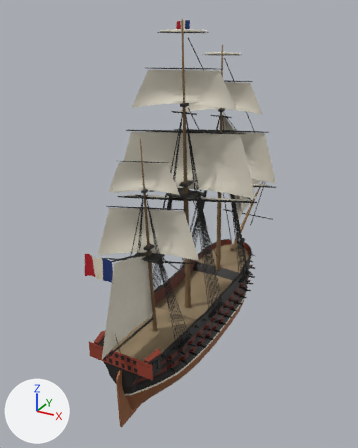
The glTF model public/assets/ships/sail/french-74.glb: old version first, new version second.
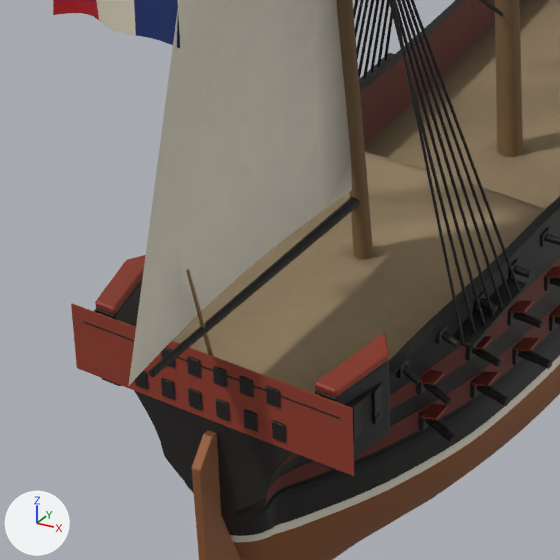
There are two pictures of each version: one whole from a 50 mm camera at (42.5, -82.5, 64.3) aimed at (-4.5, 2.9, 21.6), one close up on the part from 20% to 56% of the width and 61% to 89% of the height. Lighting does not change. The marker at lower left points along +X, +Y and +Z. The first two pictures are the older version. Vertices at exactly the same position are counted once.

Names of what the first close-up shows: 'french-74'.
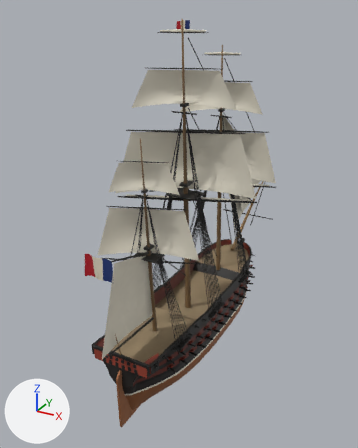
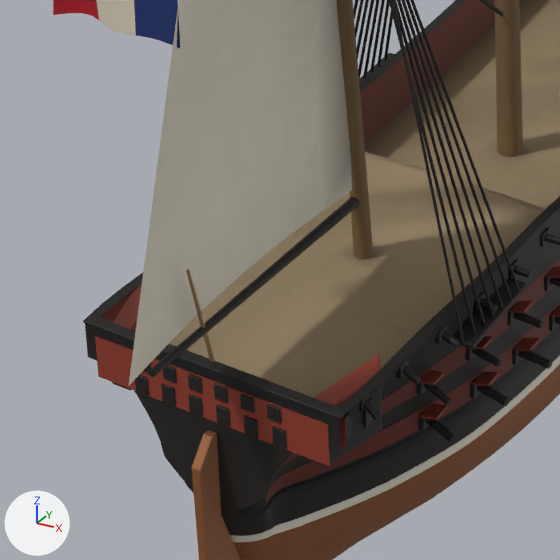
Where the change shows, as pixel boxes (x1, y1, x2, y2) in the close-ups (560 x 560 px; the box of a moved part takes in the faces that stretch with it):
part 1 of me_french_74, moved or reshaped
    before: (71, 303, 354, 476)
    after: (95, 336, 330, 466)
part 2 of me_french_74, moved or reshaped
    before: (95, 255, 146, 315)
    after: (113, 285, 142, 331)
part 3 of me_french_74, moved or reshaped
    before: (315, 332, 389, 397)
    after: (313, 354, 380, 407)
part 4 of me_french_74, moved or reshaped
    before: (135, 370, 148, 389)
    after: (135, 375, 149, 396)
part 5 of me_french_74, moved or reshaped
    before: (161, 377, 175, 400)
    after: (161, 384, 176, 406)
part 6 of me_french_74, moved or reshaped
    before: (188, 388, 202, 410)
    after: (189, 394, 203, 417)
part 7 of me_french_74, moved or reshaped
    before: (216, 399, 230, 421)
    after: (216, 405, 230, 427)
part 8 of me_french_74, moved or reshaped
    before: (244, 409, 258, 432)
    after: (244, 415, 258, 438)
part 9 of me_french_74, moved or reshaped
    before: (272, 420, 286, 443)
    after: (272, 426, 287, 449)
part 10 of me_french_74, moved or reshaped
    before: (161, 347, 176, 368)
    after: (163, 365, 177, 383)
part 11 of me_french_74, moved or reshaped
    before: (187, 356, 201, 378)
    after: (188, 373, 202, 393)
part 12 of me_french_74, moved or reshaped
    before: (213, 366, 227, 387)
    after: (214, 383, 228, 403)
part 13 of me_french_74, moved or reshaped
    before: (239, 376, 254, 398)
    after: (240, 393, 255, 413)
part 14 of me_french_74, moved or reshaped
    before: (266, 386, 281, 408)
    after: (267, 403, 281, 423)
part 15 of me_french_74, moved or reshaped
    before: (371, 383, 383, 425)
    after: (363, 398, 373, 428)
part 16 of me_french_74, moved or reshaped
    before: (353, 401, 362, 440)
    after: (345, 412, 351, 440)
part 17 of me_french_74, moved or reshaped
    before: (96, 280, 390, 471)
    after: (112, 382, 382, 467)
part 18 of me_french_74, recoloured
    before: (72, 255, 395, 479)
    after: (83, 273, 395, 479)

The edits, one by one:
me_french_74 has 15449 vertices, 26003 faces and spans x -13.2..12.5, y -31.4..47.9, z -6.6..62.4.
me_french_74 is used by ob_french_74; location (0.0, 0.0, 0.0).
me_french_74 part 1: the loose piece of 8 vertices spanning x -6.7..6.7, y -26.5, z 6.4..9.6 is scaled about its middle by (0.834, 1, 0.625), then moved by (0.0, 0.0, -0.6).
me_french_74 part 2: the loose piece of 24 vertices spanning x -6.3..-4.7, y -26.2..-22.2, z 9.4..9.8 is turned 2.9 degrees about the z axis through its middle and scaled by 1.01, then moved by (0.4, 0.0, -1.2).
me_french_74 part 3: the loose piece of 24 vertices spanning x 4.7..6.3, y -26.2..-22.2, z 9.4..9.8 is turned -2.9 degrees about the z axis through its middle and scaled by 1.01, then moved by (-0.4, 0.0, -1.2).
me_french_74 part 4: the loose piece of 24 vertices spanning x -3.6..-3.0, y -26.6..-26.4, z 6.8..7.6 is moved by (0.0, 0.0, -0.3).
me_french_74 part 5: the loose piece of 24 vertices spanning x -2.3..-1.7, y -26.6..-26.4, z 6.8..7.6 is moved by (0.0, 0.0, -0.3).
me_french_74 part 6: the loose piece of 24 vertices spanning x -1.0..-0.4, y -26.6..-26.4, z 6.8..7.6 is moved by (0.0, 0.0, -0.3).
me_french_74 part 7: the loose piece of 24 vertices spanning x 0.4..1.0, y -26.6..-26.4, z 6.8..7.6 is moved by (0.0, 0.0, -0.3).
me_french_74 part 8: the loose piece of 24 vertices spanning x 1.7..2.3, y -26.6..-26.4, z 6.8..7.6 is moved by (0.0, 0.0, -0.3).
me_french_74 part 9: the loose piece of 24 vertices spanning x 3.0..3.6, y -26.6..-26.4, z 6.8..7.6 is moved by (0.0, 0.0, -0.3).
me_french_74 part 10: the loose piece of 24 vertices spanning x -2.2..-1.6, y -26.6..-26.4, z 8.4..9.2 is moved by (0.0, 0.0, -0.8).
me_french_74 part 11: the loose piece of 24 vertices spanning x -0.9..-0.3, y -26.6..-26.4, z 8.4..9.2 is moved by (0.0, 0.0, -0.8).
me_french_74 part 12: the loose piece of 24 vertices spanning x 0.3..0.9, y -26.6..-26.4, z 8.4..9.2 is moved by (0.0, 0.0, -0.8).
me_french_74 part 13: the loose piece of 24 vertices spanning x 1.6..2.2, y -26.6..-26.4, z 8.4..9.2 is moved by (0.0, 0.0, -0.8).
me_french_74 part 14: the loose piece of 24 vertices spanning x 2.8..3.4, y -26.6..-26.4, z 8.4..9.2 is moved by (0.0, 0.0, -0.8).
me_french_74 part 15: the loose piece of 24 vertices spanning x 6.2..6.3, y -24.4..-23.8, z 7.1..8.7 is scaled about its middle by (1, 1, 0.664), then moved by (-0.4, 0.0, -0.6).
me_french_74 part 16: the loose piece of 24 vertices spanning x 5.9..6.1, y -25.5..-25.0, z 7.1..8.7 is scaled about its middle by (1, 1, 0.664), then moved by (-0.5, 0.0, -0.6).
me_french_74 part 17: 48 of 15449 vertices moved; they spanned x -6.3..6.3, y -26.2..-22.1, z 5.9..9.5 and now span x -5.9..5.9, y -26.2..-22.2, z 5.9..8.3; mean shift (0.0, 0.0, -0.6); largest move (-4.8, -26.2, 9.4) -> (-4.2, -26.2, 8.2).
me_french_74 part 18: 1534 kept faces spanning x -8.1..8.1, y -31.4..30.6, z 1.2..48.4 get new vertex colours.
